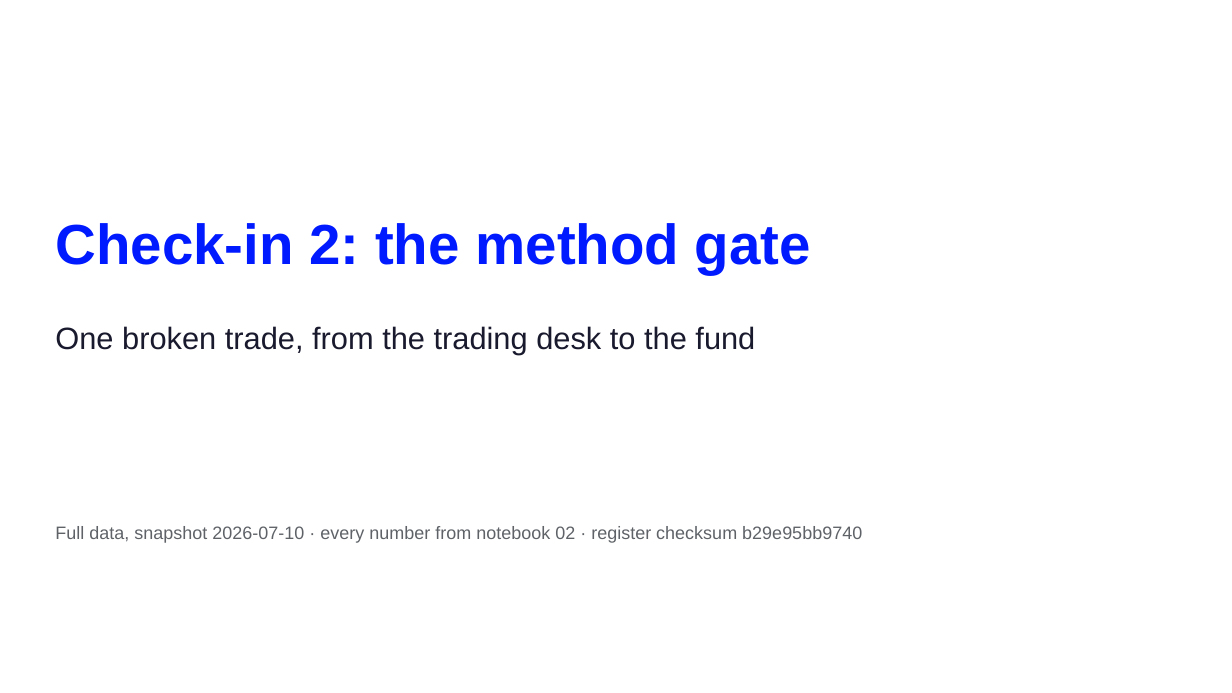
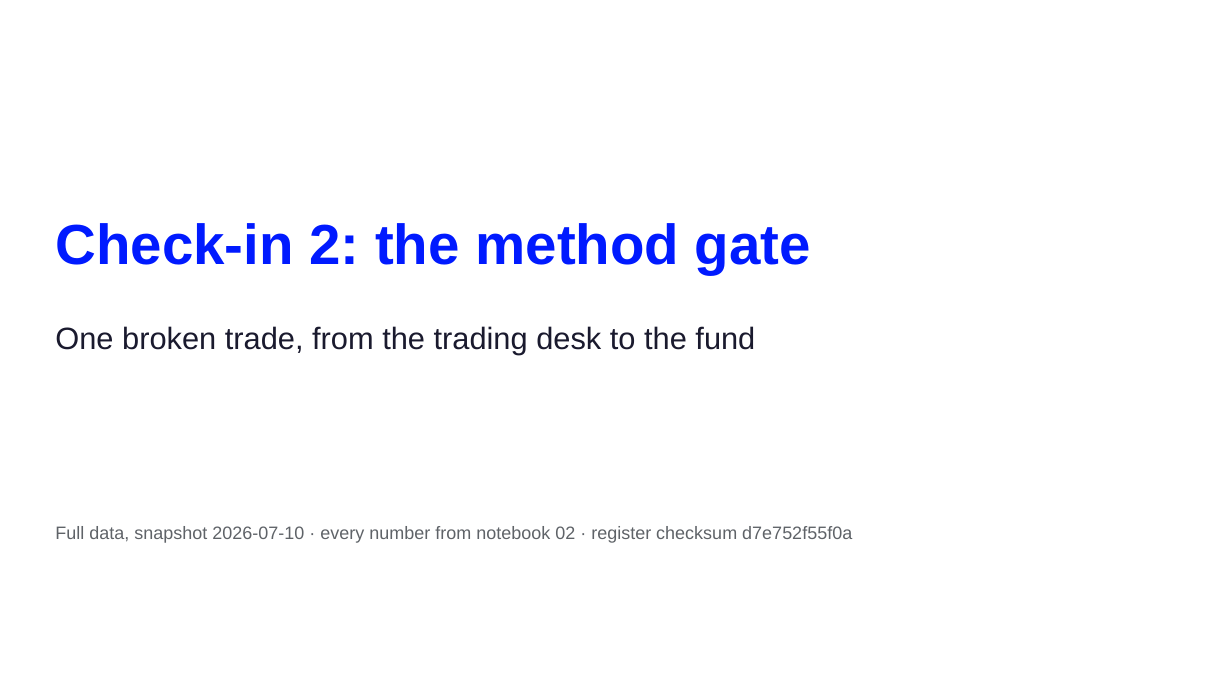
Before and after one commit to KevinRusu/BC-State-Street-Case-Competition, a slide deck: slide 1 of docs/checkins/checkin2/Checkin2.pptx. Drawn at 1232x693 pixels with LibreOffice and Linux fonts; fonts in the diff are those of the drawing. Boxes give left, top, right and bottom in pixels: in the first picture for what was removed or moved away, otherwise in the second. Text is boxed around its words. In the diff, an @@ line names an element or a change of style, - is before the commit and + after.

```diff
--- a/docs/checkins/checkin2/Checkin2.pptx
+++ b/docs/checkins/checkin2/Checkin2.pptx
@@ text at [55,526,852,543]: text changed @@
-Full data, snapshot 2026-07-10 · every number from notebook 02 · register checksum b29e95bb9740
+Full data, snapshot 2026-07-10 · every number from notebook 02 · register checksum d7e752f55f0a
```
Also in this commit, not shown: 2 other slides changed, 13 other files.
